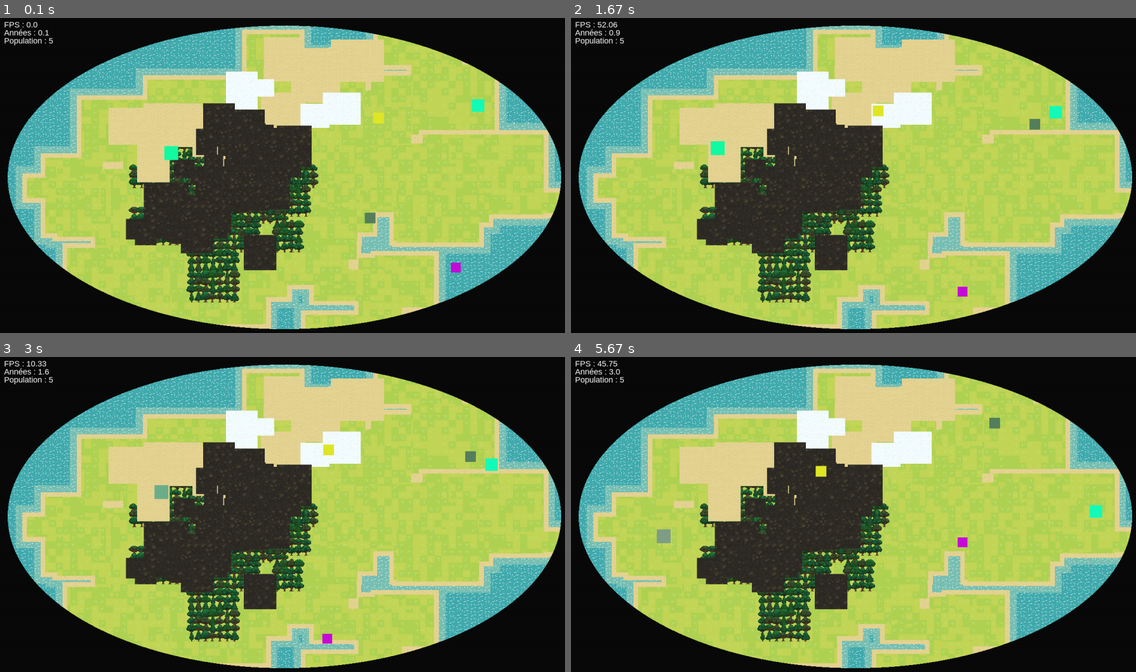
Above: before the commit, frames 1-4 (two rows, left to right).
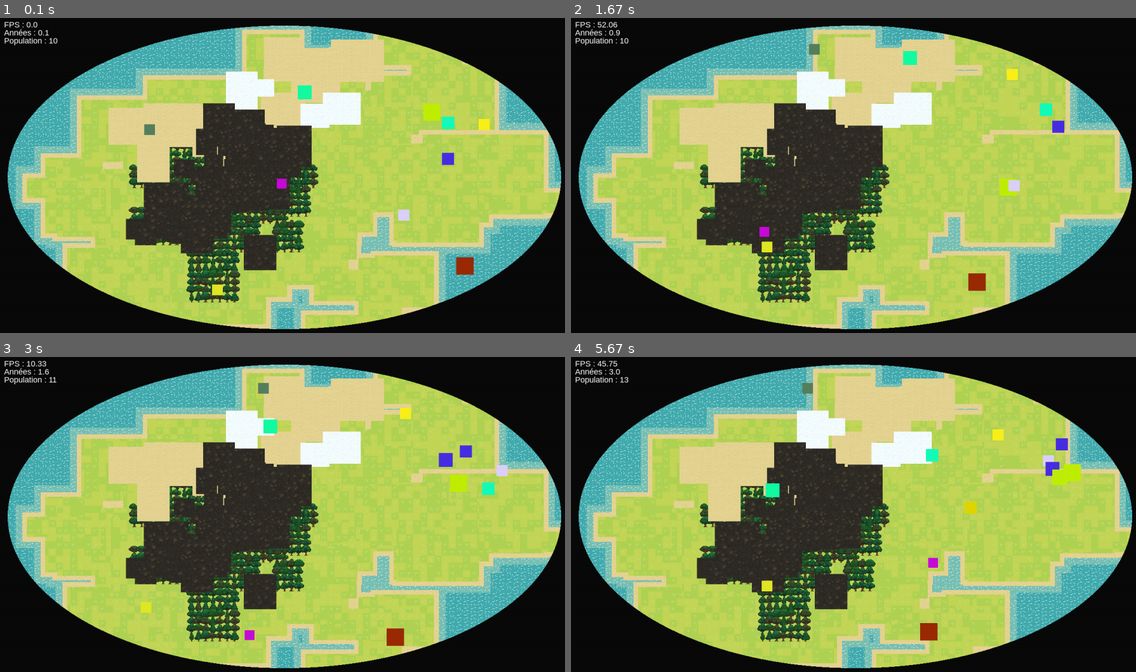
Above: after the commit, the same moments.

Repository: mea-me/ProjetS2-2026-CMI
Game: pygame game, started from src/prototypePy/main.py
Same seed, same stepped clock (60 frames per second), same inputs: the game is played once before the commit and once after it.
Inputs:
- Up to frame 1 (0.1 s): no input
- Up to frame 2 (1.67 s): tap Enter at 0.33, 0.67, 1.07, 1.37, 1.57 s
- Up to frame 3 (3 s): tap Enter at 1.9, 2.2, 2.4, 2.7, 2.97 s
- Up to frame 4 (5.67 s): tap Enter at 3.3, 3.6, 3.73, 4.13, 4.43, 4.8, 5.2, 5.5 s

The runs differ from the first frame. In frame 1, 1.4% of the frame differs, in the area x 8-87%, y 6-89%; in frame 2, 1.3%; in frame 3, 1.5%; in frame 4, 1.7%, in the area x 8-95%, y 6-91%.

Commit message:
fix: (mais ça marche pas)
Co-authored-by: TOBLADZ <TOBLADZ@users.noreply.github.com>

Diff:
--- a/src/prototypePy/main.py
+++ b/src/prototypePy/main.py
@@ -24,27 +24,66 @@
         val1 = individu1[k] if (isinstance(individu1, dict)) else individu1.genome.get_val(k)
         val2 = individu2[k] if (isinstance(individu2, dict)) else individu2.genome.get_val(k)
 
-        nb_alleles_etudiees += 1 if (type_allele == "int" or "list") else 0
-
         if type_allele == "int":
             somme = val1 + val2
             if somme != 0:
-                # diff relative = |a - b| / moyenne(a, b)
+                    # diff relative = |a - b| / moyenne(a, b)
                 total_differences += abs((val1 - val2) / (somme / 2))
+                nb_alleles_etudiees += 1
 
         elif type_allele == "list":
-            diff = 0
+            diff, elements_valides = 0, 0
             for i in range( len(val1) ):
                 somme = val1[i] + val2[i]
                 if somme != 0:
                     diff += abs((val1[i] - val2[i]) / (somme / 2))
-
-            # diffR total = moyenne des differences relatives
-            total_differences += diff / len(val1)
-
+                    elements_valides += 1
+
+            if elements_valides > 0:
+                total_differences += diff / elements_valides
+                nb_alleles_etudiees += 1
+
+    if nb_alleles_etudiees == 0:
+        return 0
 
     return total_differences / nb_alleles_etudiees
 
+
+def agentArchetype(popu):
+    taille_pop = len(popu)
+    archetype = {}
+    for agent in popu:
+        for k in dico_alleles.keys():
+            type_allele = dico_alleles[k][5]
+            val = agent.genome.get_val(k)
+
+            if type_allele == "int":
+                if k not in archetype:
+                    archetype[k] = val
+                else:
+                    archetype[k] += val
+
+            elif type_allele == "list":
+                if k not in archetype:
+                    archetype[k] = list(val)
+                else:
+                    for i in range(len(archetype[k])):
+                        archetype[k][i] += val[i]
+
+            if type_allele == "str":
+                archetype[k] = val
+
+    for k in archetype.keys(): # division par le nombre d'invidivus
+        type_allele = dico_alleles[k][5]
+
+        if type_allele == "int":
+            archetype[k] /= taille_pop
+
+        elif type_allele == "list":
+            for i in range(len(archetype[k])):
+                archetype[k][i] /= taille_pop
+
+    return archetype
 
 def NouvelleEspecePointDInterrogation(popu):
     """!
@@ -56,64 +95,50 @@
     if taille_pop < 5 : # pas besoin de réfléchir si y a pas assez d'indiv
         return None
 
-    archetype = {} # création du profil archetype
+    #   PROFIL ARCHÉTYPE
+    archetype = dict(agentArchetype(popu))
+
+    ##
+
+    agent_eloigne = None
+    max_distance = -1
+
     for agent in popu:
-        for k in dico_alleles.keys():
-            type_allele = dico_alleles[k][5]
-
-            if type_allele == "int":
-                if k not in archetype :
-                    archetype[k] = agent.genome.get_val(k)
-                else:
-                    archetype[k] += agent.genome.get_val(k)
-
-            if type_allele == "list":
-                if k not in archetype :
-                    archetype[k] = agent.genome.get_val(k)
-                else:
-                    for i in range(len(archetype[k])):
-                        archetype[k][i] += agent.genome.get_val(k)[i]
-
-            if type_allele == "str":
-                archetype[k] = agent.genome.get_val(k)
-
-    for a in archetype.values(): # division par le nombre d'invidivus
-        if isinstance(a, int) :
-            a /= taille_pop
-
-        if isinstance(a, list) :
-            for i in range( len(a) ):
-                a[i] /= taille_pop
-
-        print(a)
-    ##
-
-    agent_eloigne = None # On trouve l'agent le "plus mutant"
-    m = 0
-    for agent in popu:
-        m2 = moyenne_des_differences(agent,archetype)
-        if m<=m2:
-            m = m2
+        m2 = moyenne_des_differences(agent, archetype)
+        if m2 > max_distance:
+            max_distance = m2
             agent_eloigne = agent
 
-    #On compte combien d'agents sont similaires et différents par rapport à l'agent le plus éloigné pour savoir si on crée un nouvelle espèce
+    # si le + grand mutant est quasi la moyenne -> on annule
+    if max_distance < 0.15:
+        return None
+
     differents = 0
     similaires = 0
     for agent in popu:
-        if agent != agent_eloigne:
-            distance = moyenne_des_differences(agent_eloigne,agent)
-
-            if distance <= 0.2:
-                similaires += 1
-            elif distance > 0.3:
-                differents += 1
-
-    # si sous-groupe (similaires) + éloigné de la masse (différents)
-    if similaires >= taille_pop/4 and differents >= taille_pop / 2:
+        # l'agent compte dans sa famille maintenant
+        distance = moyenne_des_differences(agent_eloigne, agent)
+
+        if distance <= 0.15:
+            similaires += 1
+        elif distance > 0.25:
+            differents += 1
+
+    # si sous-groupe (10% mini) + éloigné de la masse (30% mini)
+    if similaires >= taille_pop *0.205 and  differents >= taille_pop *0.35:
         return agent_eloigne
 
+    if moyenne_des_differences(archetype,suivi_espece[popu[0].id_espece][3]) >= 0.1:
+        distance = 1
+        agent_proche = None
+        for agent in popu:
+            m = moyenne_des_differences(agent,archetype)
+            if m < distance:
+                agent_proche = agent
+                distance = m
+        return agent_proche
+
     return None
-
 
 #Initialisation de Pygame
 pygame.init()
@@ -161,8 +186,9 @@
 
 #Création de grenouille-----------------------------------------------------------------
 grenouilles = []
-
-for i in range(5):
+grenouilles_bis = []
+
+for i in range(10):
     valide = False
 
     while not valide:
@@ -170,20 +196,36 @@
         if allowed_mask.get_at((x, y)):
             valide = True
 
-    grenouilles.append(Individu(x, y, 0))
+    if i > 5:
+        grenouilles.append(Individu(x, y, 0))
+    else:
+        grenouilles_bis.append(Individu(x,y,1))
 
 for g in grenouilles:
         g.craft_individu()
         g.give_rect(g.genome.get_val("taille"))
         Population.add_individu(g)
+for g in grenouilles_bis:
+        g.craft_individu()
+        g.give_rect(g.genome.get_val("taille"))
+        Population.add_individu(g)
 
 
 grenouille = Espece(0,0)
-
-liste_especes = [grenouille]
-#   ID de l'espèce : [ID du parent, Année de naissance, Année de mort]
-suivi_espece = {0 : [None, 0, None]}
+grenouille_bis = Espece(1,0)
+
+liste_especes = [grenouille,grenouille_bis]
+#   ID de l'espèce : [ID du parent, Année de naissance, Année de mort, agent archétype à la création]
+suivi_espece = {0 : [None, 0, None], 1 : [None,0,None]}
 #---------------------------------------------------------------------------------------
+popu1, popu2 = [], []
+for p in Population.populations:
+    if p.id_espece == 0:
+        popu1.append(p)
+    else:
+        popu2.append(p)
+suivi_espece[0].append(agentArchetype(popu1))
+suivi_espece[1].append(agentArchetype(popu2))
 
 paused = False
 running = True
@@ -250,9 +292,25 @@
                     liste_especes.append(a)
                     suivi_espece[liste_especes[-1].id_espece] = [agent.id_espece, age, None]
                     agent.id_espece = liste_especes[-1].id_espece
+                    popu_bis = []
                     for indiv in popu:
-                        if moyenne_des_differences(agent,indiv) <= 0.2 and agent != indiv:
+                        if moyenne_des_differences(agent,indiv) <= 0.15 and agent != indiv:
                             indiv.id_espece = liste_especes[-1].id_espece
+                            popu_bis.append(indiv)
+                    suivi_espece[liste_especes[-1].id_espece].append(agentArchetype(popu_bis))
+
+                    popu_bis_bis = []
+                    for indiv in popu:
+                        if indiv.id_espece == suivi_espece[liste_especes[-1].id_espece][0]:
+                            popu_bis_bis.append(indiv)
+                    suivi_espece[suivi_espece[liste_especes[-1].id_espece][0]][3] = dict(agentArchetype(popu_bis_bis))
+
+                    print("Changement : ")
+                    for i in range(len(suivi_espece.keys())):
+                        print(i," : ", end = "")
+                        for I in range(3):
+                            print(suivi_espece[i][I],end=" ")
+                        print("")
 
 
                 e.update()
@@ -261,6 +319,7 @@
                 if len(e.effectif)>1 and e.effectif[-1] == 0 and not e.morte:
                     e.morte = True
                     suivi_espece[e.id_espece][2] = age
+                    print(f"Changement : {suivi_espece}")
 
 
         age_texte = font.render(f"Années : {round(age/60, 1)}", True, (255, 255, 255))
--- a/src/prototypePy/structures/livings.py
+++ b/src/prototypePy/structures/livings.py
@@ -83,7 +83,7 @@
         temp2 = ind2.genome.get_val("température")
         hum1 = ind1.genome.get_val("humidité")
         hum2 = ind2.genome.get_val("humidité")
-        if ind1.age >= 60 and ind2.age >=60 and ind1.age <= 600 and ind2.age <= 600 and len(self.populations) < 200:
+        if ind1.age >= 60 and ind2.age >=60 and ind1.age <= 600 and ind2.age <= 600 and len(self.populations) < 1000:
             if abs(env1[1]-temp1) < 5 and abs(env2[1]-temp2) < 5:
                 self.reproduction(ind1,ind2,world)
             elif abs(env1[0]-temp1) <= 10 and abs(env2[0]-temp2) <= 10:
--- a/src/prototypePy/test.py
+++ /dev/null
@@ -1,46 +0,0 @@
-def NouvelleEspecePointDInterrogation(popu):
-    '''renvoie un agent si les conditions requises pour une nouvelle espece sont atteintes, None sinon
-    arg : popu est la liste population mais ne contenant que des individus d'une meme espece'''
-    for agent in popu:
-        similaires = 0
-        for agent_bis in popu:
-            if agent != agent_bis and moyenne_des_differences(agent,agent_bis)<=0.2:
-                similaires += 1
-        differents = 0
-        for agent_bis in popu:
-            if agent != agent_bis and moyenne_des_differences(agent,agent_bis)>0.3:
-                differents += 1
-
-        if len(popu)>4 and similaires >= len(popu)/4 and differents >= len(popu)/2:
-            return agent
-
-    return None
-
-def NouvelleEspecePointDInterrogation(popu):
-    """!
-    @brief Cherche si un individu a suffisamment muté pour fonder une nouvelle espèce.
-    @param popu Liste contenant TOUS les individus d'une MÊME espèce.
-    @return L'individu fondateur de la nouvelle espèce, ou None si pas de spéciation.
-    """
-    taille_pop = len(popu)
-    if taille_pop < 5 : # pas besoin de réfléchir si y a pas assez d'indiv
-        return None
-
-    for agent in popu:
-        similaires = 0
-        differents = 0
-
-        for agent_bis in popu:
-            if agent != agent_bis : #pas de test avec soi mm
-                distance = moyenne_des_differences(agent,agent_bis)
-
-                if distance <= 0.2:
-                    similaires += 1
-                elif distance > 0.3:
-                    differents += 1
-
-        # si sous-groupe (similaires) + éloigné de la masse (différents)
-        if similaires >= taille_pop/4 and differents >= taille_pop / 2:
-            return agent
-
-    return None
